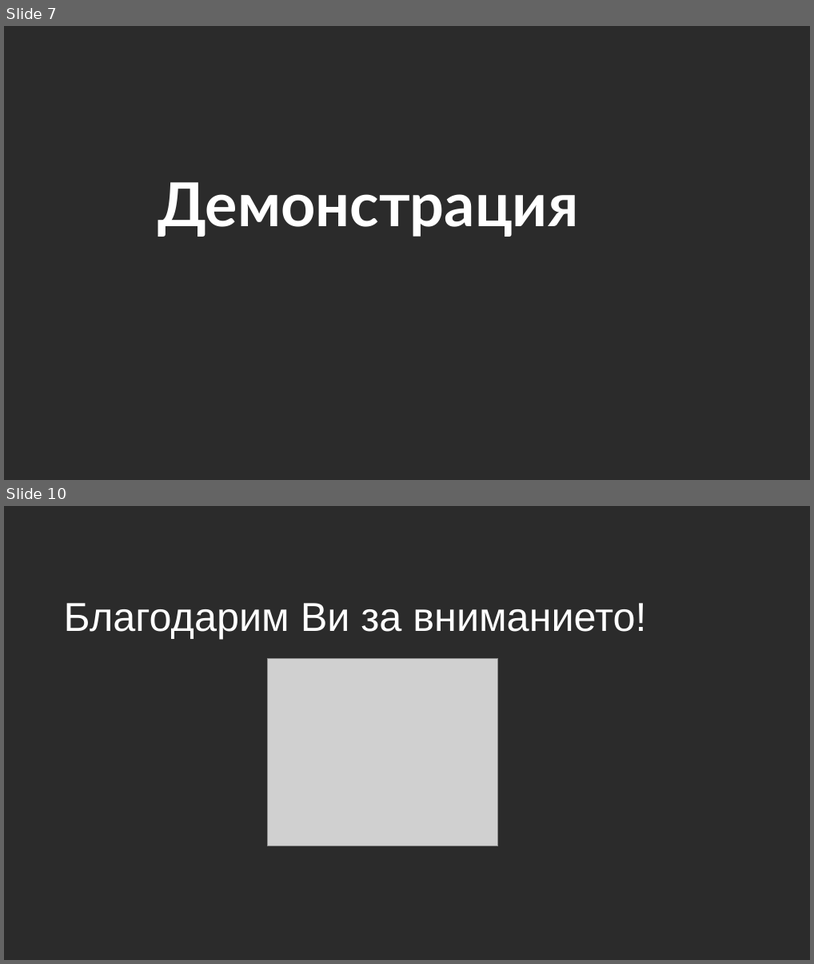
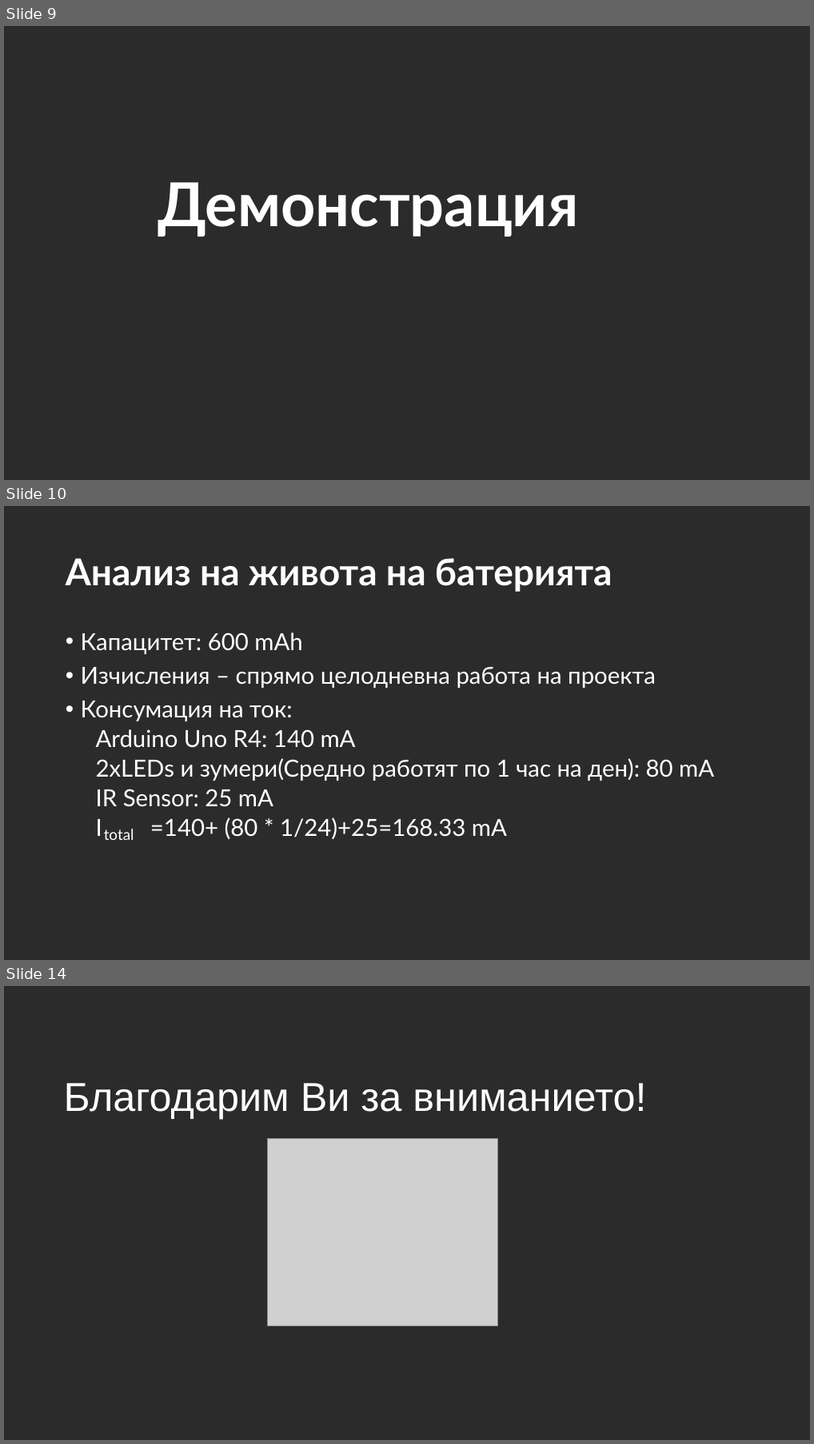
Before and after one commit to VicRattlehead502/Medicine-Man, a slide deck: Prezentaciq.pptx. Shown one above the other, each under a label of ours: slides 7 and 10 before the commit, slides 9, 10 and 14 after it; the slides between them are not shown. The pictures are 814x964 and 814x1444 pixels, drawn with LibreOffice and Linux fonts; fonts in the diff are those of the drawing; grey boxes stand for pictures; background and template pictures are left out; a plain dark background stands for a picture behind light text. Boxes give left, top, right and bottom in pixels: in the first picture for what was removed or moved away, otherwise in the second. Text is boxed around its words. In the diff, an @@ line names an element or a change of style, - is before the commit and + after.

```diff
--- a/Prezentaciq.pptx
+++ b/Prezentaciq.pptx
@@ slide 10 added at (x1=4, y1=506, x2=810, y2=960), background picture (left out) @@
@@ title added at (x1=66, y1=558, x2=613, y2=592), 44 pt, text #FFFFFF, bold @@
+Анализ на живота на батерията
@@ text added at (x1=81, y1=632, x2=714, y2=839), 28 pt, text #FFFFFF @@
+• Капацитет: 600 mAh
+• Изчисления – спрямо целодневна работа на проекта
+• Консумация на ток:
+  Arduino Uno R4: 140 mA
+  2xLEDs и зумери(Средно работят по 1 час на ден): 80 mA
+  IR Sensor: 25 mA
+  I =140+ (80 * 1/24)+25=168.33 mA
@@ text added at (x1=104, y1=828, x2=134, y2=840), 18 pt, text #FFFFFF @@
+total
@@ what was slide 7 is now slide 9 @@
@@ what was slide 10 is now slide 14 @@
```
Also in this commit, not shown: 5 slides changed, 4 other slides added, 1 slide removed, 12 other files.
